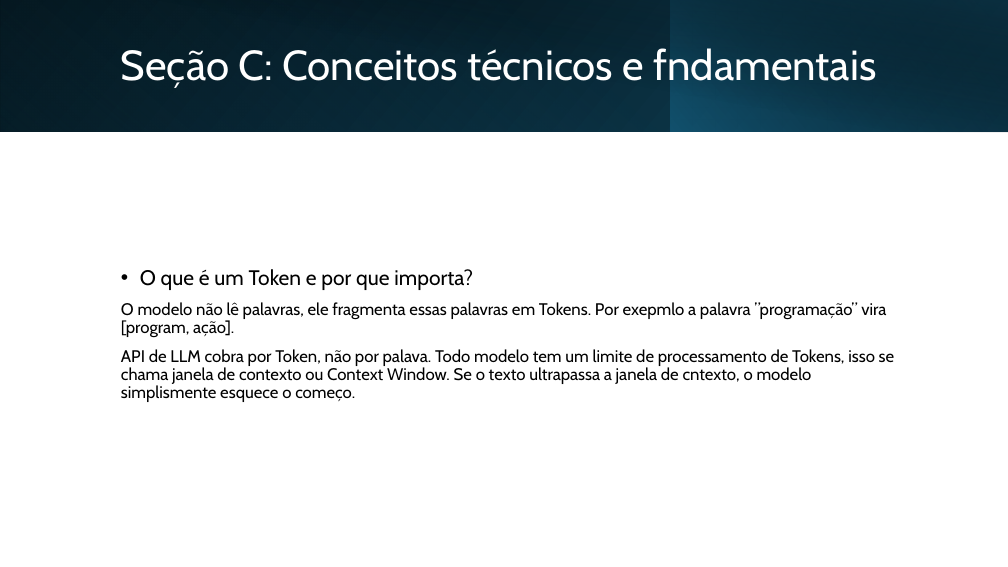
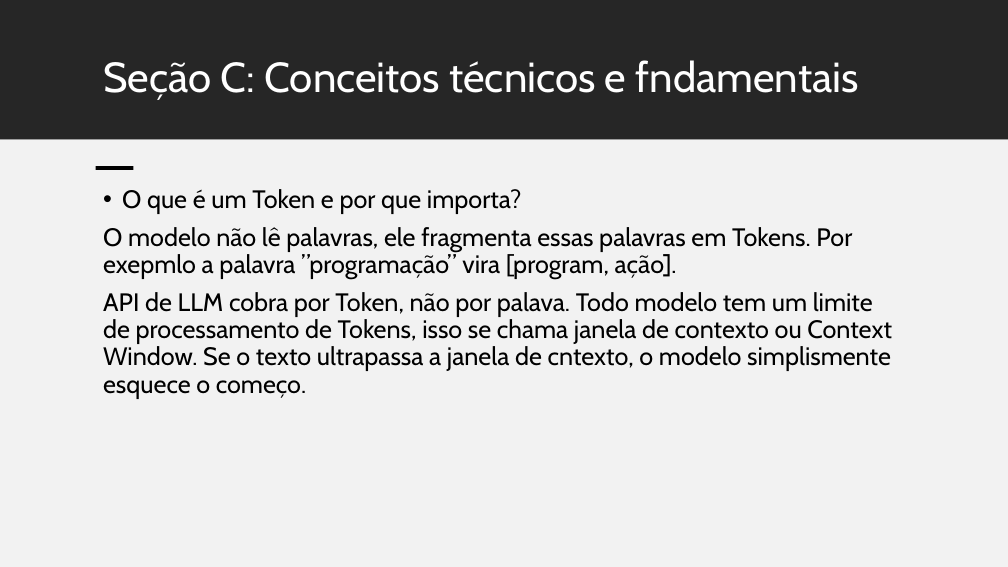
Before and after one commit to VictorManzini/Prompt-e-Intelig-ncia-Artificial-, a slide deck: slide 6 of semestre1/CP1/CP1.VictorManzini.pptx. Drawn at 1008x567 pixels with LibreOffice and Linux fonts; fonts in the diff are those of the drawing. Boxes give left, top, right and bottom in pixels: in the first picture for what was removed or moved away, otherwise in the second. Text is boxed around its words. In the diff, an @@ line names an element or a change of style, - is before the commit and + after.

```diff
--- a/semestre1/CP1/CP1.VictorManzini.pptx
+++ b/semestre1/CP1/CP1.VictorManzini.pptx
@@ rectangle: place and size @@
-rectangle at bbox=[0, 0, 1008, 132]
+rectangle at bbox=[0, 0, 1008, 139]
@@ rectangle at bbox=[0, 0, 1008, 139]: fill gradient #000000 to #104862 to #262626; mirrored @@
@@ rectangle removed at bbox=[0, 0, 671, 132] @@
@@ rectangle removed at bbox=[38, 0, 1008, 132] @@
@@ rectangle removed at bbox=[671, 0, 1008, 132] @@
@@ title "Seção C: Conceitos técnicos e ...": place and size @@
-title "Seção C: Conceitos técnicos e ..." at bbox=[121, 48, 877, 88]
+title "Seção C: Conceitos técnicos e ..." at bbox=[103, 60, 859, 100]
@@ title "Seção C: Conceitos técnicos e ..." at bbox=[103, 60, 859, 100]: vertical alignment middle to top @@
@@ rectangle added at bbox=[0, 140, 1008, 567], fill #F2F2F2 @@
@@ rectangle added at bbox=[96, 166, 134, 170], fill #000000 @@
@@ text "O que é um Token ...": place and size @@
-text "O que é um Token ..." at bbox=[121, 269, 895, 402]
+text "O que é um Token ..." at bbox=[103, 189, 892, 399]
@@ text "O que é um Token ..." at bbox=[103, 189, 892, 399]: size 20 to 24 pt in "O que é um Token e por ..."; size 16 to 24 pt; vertical alignment middle to top @@
```
Also in this commit, not shown: 12 other slides changed, 3 slides added, 1 other file.
